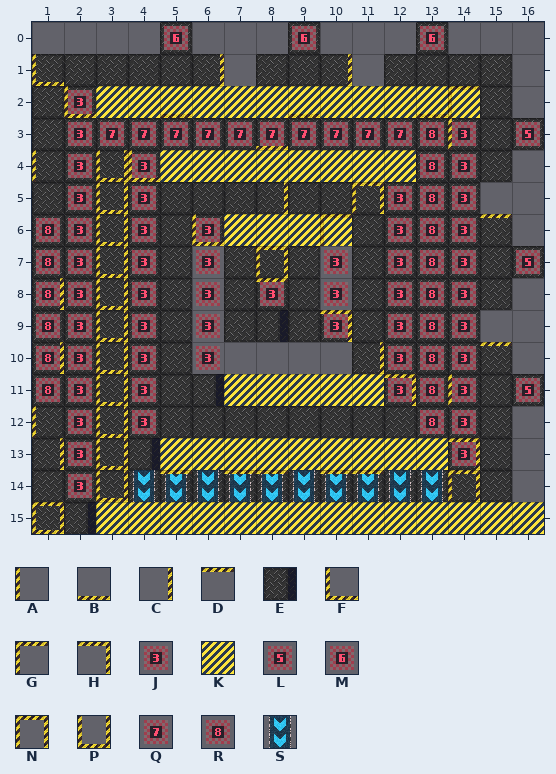
Tiled map, stored at assets/maps/spiralmarathon.tmx. This is how it looked before the edit.
Cells are 32x32 px. Shown: x 1..16, y 0..15.
Key: from "roborallyTextures": A 1, B 2, C 3, D 4, E 7, F 8, G 9, H 10, J 12, K 18, L 19, M 20, N 23, P 25, Q 26, R 27, S 28.
_ is an empty cell, # one hidden under a higher layer.
Layers that did not change in this view are not listed.
Layer "belts" before, first column x 1:
 0 ________________
 1 ________________
 2 ________________
 3 __QQQQQQQQQQR___
 4 __P_________R___
 5 __P_________R___
 6 R_P_________R___
 7 R_P_________R___
 8 R_P_________R___
 9 R_P_________R___
10 R_P_________R___
11 R_P_________R___
12 __P_________R___
13 __P_________#___
14 __PSSSSSSSSSS___
15 ________________
Layer "lasers" before, first column x 1:
 0 ________________
 1 ________________
 2 _JKKKKKKKKKKKK__
 3 _J___________J__
 4 _J_JKKKKKKKK_J__
 5 _J_J______NJ_J__
 6 _J_J_JKKKK_J_J__
 7 _J_J_J_N_J_J_J__
 8 _J_J_J_J_J_J_J__
 9 _J_J_J_#_J_J_J__
10 _J_J_J_____J_J__
11 _J_J_#KKKKKJ_J__
12 _J_J_________J__
13 _J_#KKKKKKKKKJ__
14 _J___________N__
15 N#KKKKKKKKKKKKKK
Layer "walls" before, first column x 1:
 0 ____M___M___M___
 1 F____C___C______
 2 _F__B___B___BG__
 3 _______B_____A_L
 4 A__F____________
 5 _______C________
 6 _____F___G____D_
 7 _______________L
 8 C______D________
 9 _______E_H______
10 C_________C___D_
11 _____E_____H_A_L
12 A_______________
13 C__E_________H__
14 ____D_DD_DD_____
15 BE______________
After:
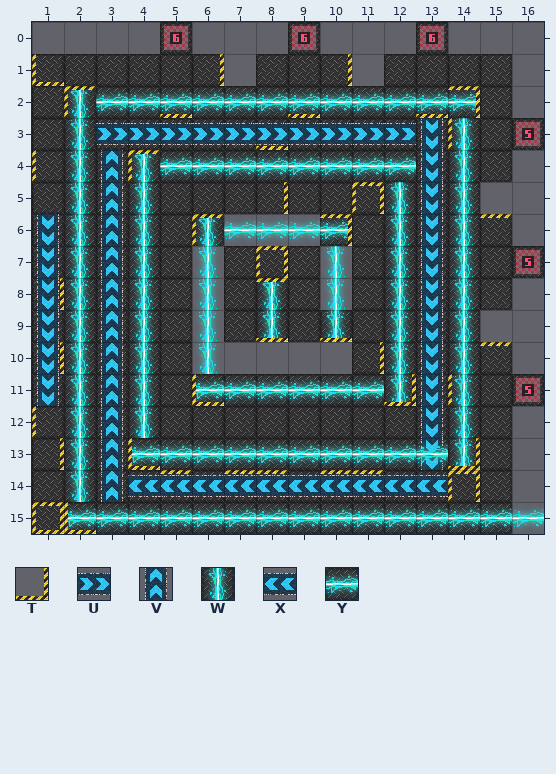
Further tiles: from "roborallyTextures": T 11, U 35, V 42, W 48, X 49, Y 55.
See-through tiles are keyed as they look on the map.
From old to new:
Changed rows in their new state; . is an unchanged cell.
Layer "belts":
first column x 1:
 3 ..UUUUUUUUUUS
 4 ..V.........S
 5 ..V.........S
 6 S.V.........S
 7 S.V.........S
 8 S.V.........S
 9 S.V.........S
10 S.V.........S
11 S.V.........S
12 ..V.........S
13 ..V.........S
14 ..VXXXXXXXXXX
Layer "lasers":
first column x 2:
 2 WYYYYYYYYYYYY..
 3 W...........W..
 4 W.WYYYYYYYY.W..
 5 W.W.......W.W..
 6 W.W.WYYYY.W.W..
 7 W.W.W...W.W.W..
 8 W.W.W.W.W.W.W..
 9 W.W.W.W.W.W.W..
10 W.W.W.....W.W..
11 W.W.YYYYYYW.W..
12 W.W.........W..
13 W.YYYYYYYYYYW..
14 W..............
15 YYYYYYYYYYYYYYY
Layer "walls":
first column x 2:
 2 G...........H
 4 ..G..........
 6 ....G...H....
 9 ......B.B....
11 ....F.....T..
13 ..F.........T
15 F............
Where, in picture pixels (left, top, right, bottom), the same in both pictures:
changed: (33, 86, 544, 534)
